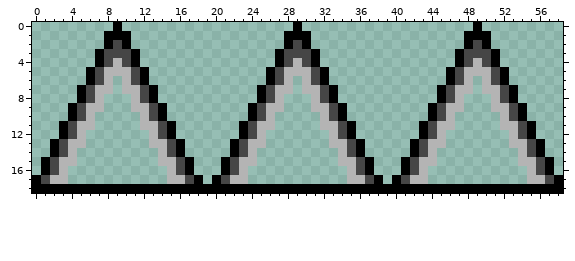
Pixel-art sprite -- Assets/Graphics/Sprites/Pik.png. Above: the version before the commit.
The file is 177x57 pixels, drawn in blocks of 3x3; one block is one cell here.
After the commit:
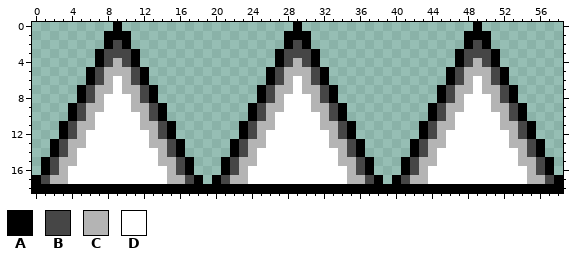
Palette (. is transparent): A #000000  B #464646  C #b4b4b4  D #ffffff
Changes in this commit:
@@ x 0..58 @@
  5 ......ABCCCBA.............ABCCCBA.............ABCCCBA......
- 6 ......ABC.CBA.............ABC.CBA.............ABC.CBA......
- 7 .....ABCC.CCBA...........ABCC.CCBA...........ABCC.CCBA.....
- 8 .....ABC...CBA...........ABC...CBA...........ABC...CBA.....
- 9 ....ABCC...CCBA.........ABCC...CCBA.........ABCC...CCBA....
-10 ....ABC.....CBA.........ABC.....CBA.........ABC.....CBA....
-11 ...ABCC.....CCBA.......ABCC.....CCBA.......ABCC.....CCBA...
-12 ...ABC.......CBA.......ABC.......CBA.......ABC.......CBA...
-13 ..ABCC.......CCBA.....ABCC.......CCBA.....ABCC.......CCBA..
-14 ..ABC.........CBA.....ABC.........CBA.....ABC.........CBA..
-15 .ABCC.........CCBA...ABCC.........CCBA...ABCC.........CCBA.
-16 .ABC...........CBA...ABC...........CBA...ABC...........CBA.
-17 ABCC...........CCBA.ABCC...........CCBA.ABCC...........CCBA
+ 6 ......ABCDCBA.............ABCDCBA.............ABCDCBA......
+ 7 .....ABCCDCCBA...........ABCCDCCBA...........ABCCDCCBA.....
+ 8 .....ABCDDDCBA...........ABCDDDCBA...........ABCDDDCBA.....
+ 9 ....ABCCDDDCCBA.........ABCCDDDCCBA.........ABCCDDDCCBA....
+10 ....ABCDDDDDCBA.........ABCDDDDDCBA.........ABCDDDDDCBA....
+11 ...ABCCDDDDDCCBA.......ABCCDDDDDCCBA.......ABCCDDDDDCCBA...
+12 ...ABCDDDDDDDCBA.......ABCDDDDDDDCBA.......ABCDDDDDDDCBA...
+13 ..ABCCDDDDDDDCCBA.....ABCCDDDDDDDCCBA.....ABCCDDDDDDDCCBA..
+14 ..ABCDDDDDDDDDCBA.....ABCDDDDDDDDDCBA.....ABCDDDDDDDDDCBA..
+15 .ABCCDDDDDDDDDCCBA...ABCCDDDDDDDDDCCBA...ABCCDDDDDDDDDCCBA.
+16 .ABCDDDDDDDDDDDCBA...ABCDDDDDDDDDDDCBA...ABCDDDDDDDDDDDCBA.
+17 ABCCDDDDDDDDDDDCCBA.ABCCDDDDDDDDDDDCCBA.ABCCDDDDDDDDDDDCCBA
 18 AAAAAAAAAAAAAAAAAAAAAAAAAAAAAAAAAAAAAAAAAAAAAAAAAAAAAAAAAAA
Boxes around the changes in both pictures, in picture pixels (x1, y1, x2, y2):
added: (68, 76, 167, 184)
added: (248, 76, 347, 184)
added: (428, 76, 527, 184)
